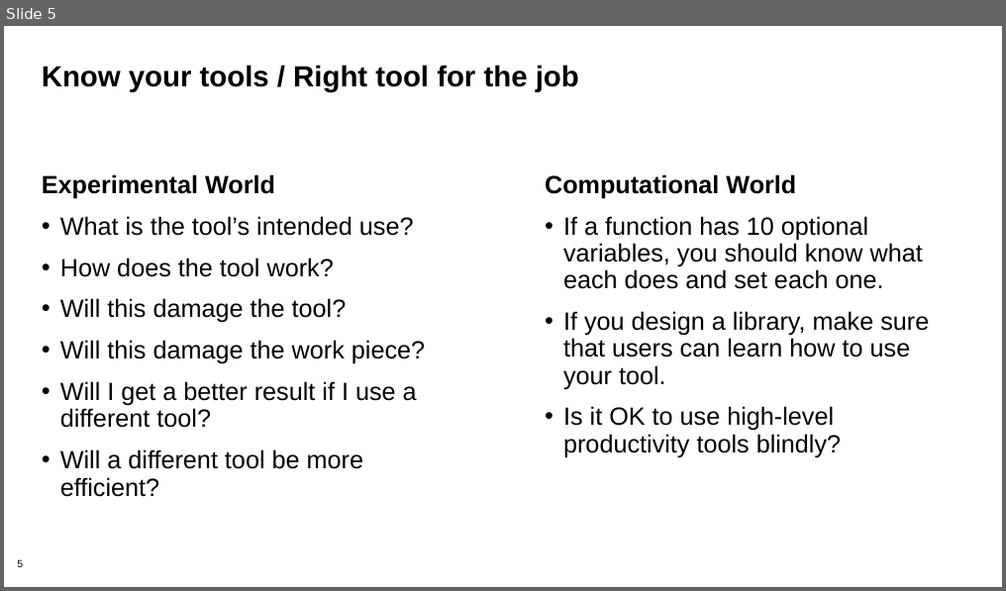
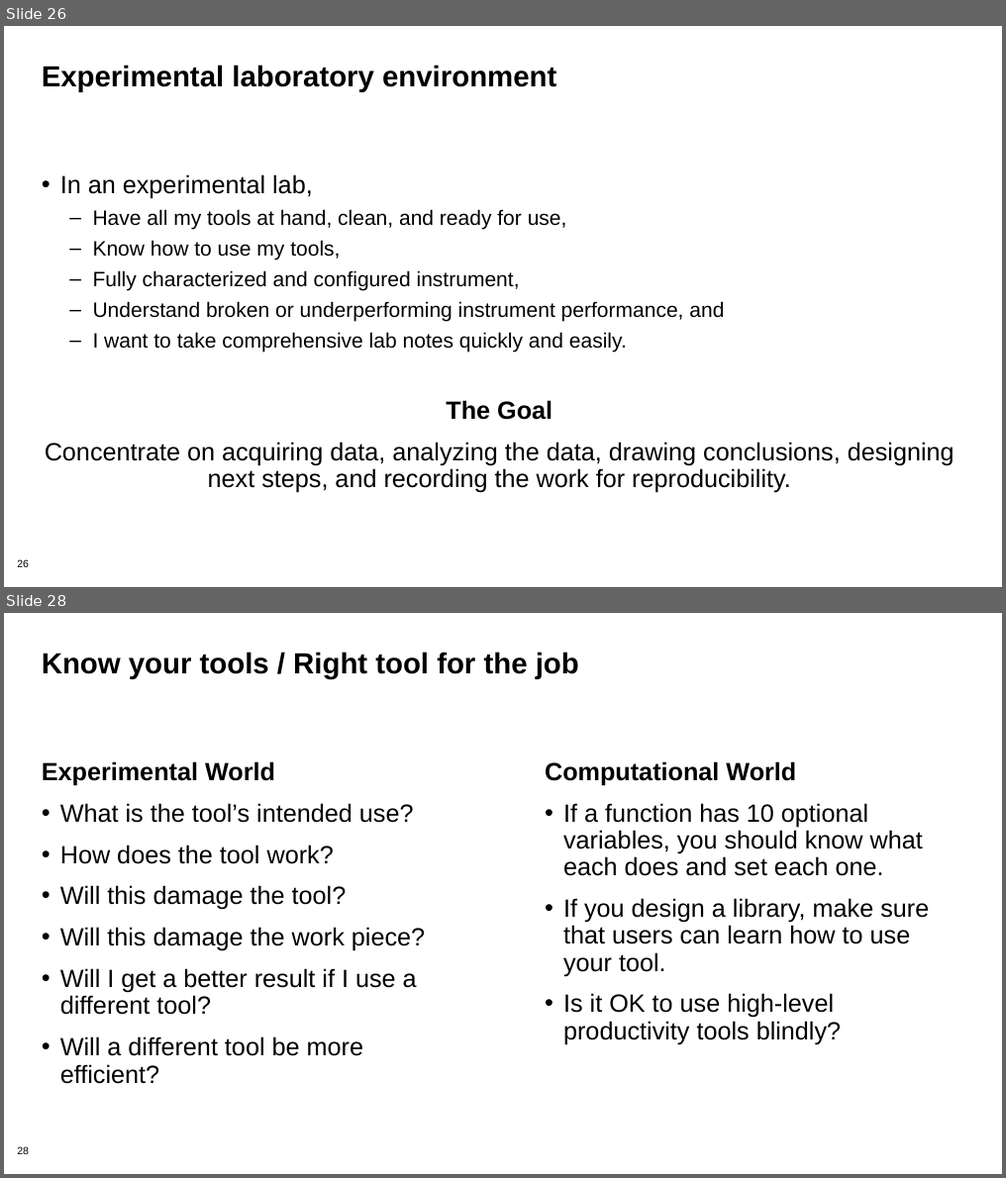
Before and after one commit to bssw-tutorial/presentations, a slide deck: computational-expts-a.pptx. Shown one above the other, each under a label of ours: slide 5 before the commit, slides 26 and 28 after it; the slides between them are not shown. The pictures are 1006x591 and 1006x1178 pixels, drawn with LibreOffice and Linux fonts; fonts in the diff are those of the drawing; background and template pictures are left out. Boxes give left, top, right and bottom in pixels: in the first picture for what was removed or moved away, otherwise in the second. Text is boxed around its words. In the diff, an @@ line names an element or a change of style, - is before the commit and + after.

```diff
--- a/computational-expts-a.pptx
+++ b/computational-expts-a.pptx
@@ slide 26 added at <box>4,26,1002,587</box>, background #FFFFFF; not listed: 1 template element that a slide beside it also shows @@
@@ title added at <box>42,65,556,92</box>, 28 pt, text #000000, bold @@
+Experimental laboratory environment
@@ text added at <box>45,174,954,493</box>, 20 pt, text #000000 @@
+• In an experimental lab,
+  – Have all my tools at hand, clean, and ready for use,
+  – Know how to use my tools,
+  – Fully characterized and configured instrument,
+  – Understand broken or underperforming instrument performance, and
+  – I want to take comprehensive lab notes quickly and easily.
+The Goal
+Concentrate on acquiring data, analyzing the data, drawing conclusions, designing next steps, and recording the work for reproducibility.
@@ what was slide 5 is now slide 28 @@
@@ page number at <box>17,1147,29,1155</box>: text changed @@
-5
+28
```
Also in this commit, not shown: 2 slides changed, 24 other slides added, 3 slides removed, 3 other files.
